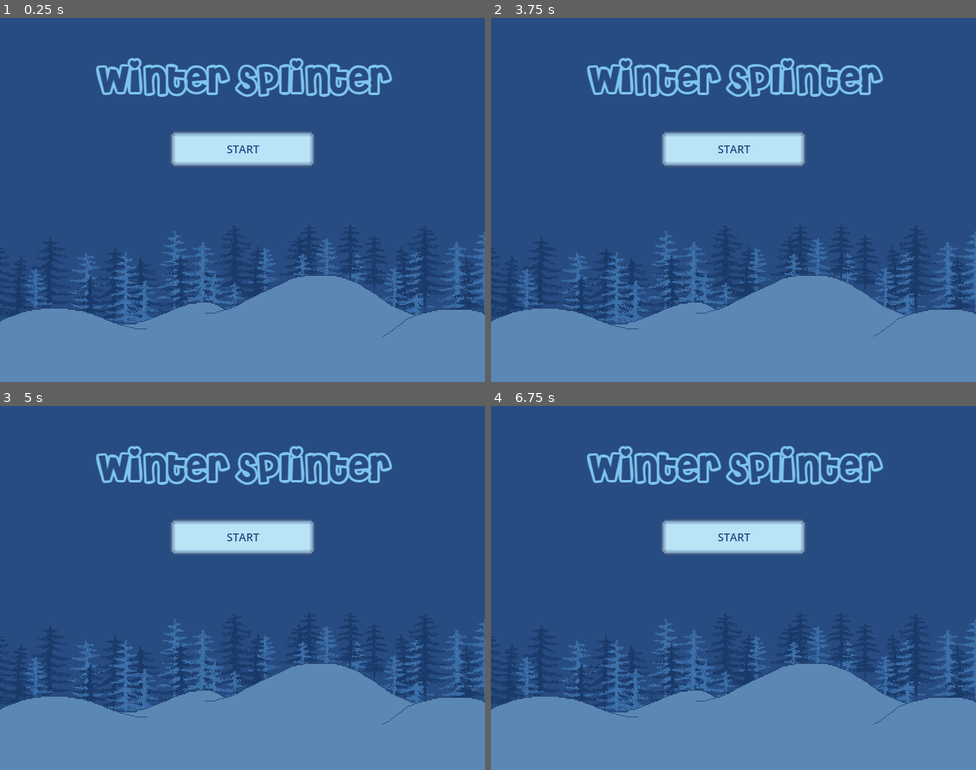
Above: before the commit, frames 1-4 (two rows, left to right).
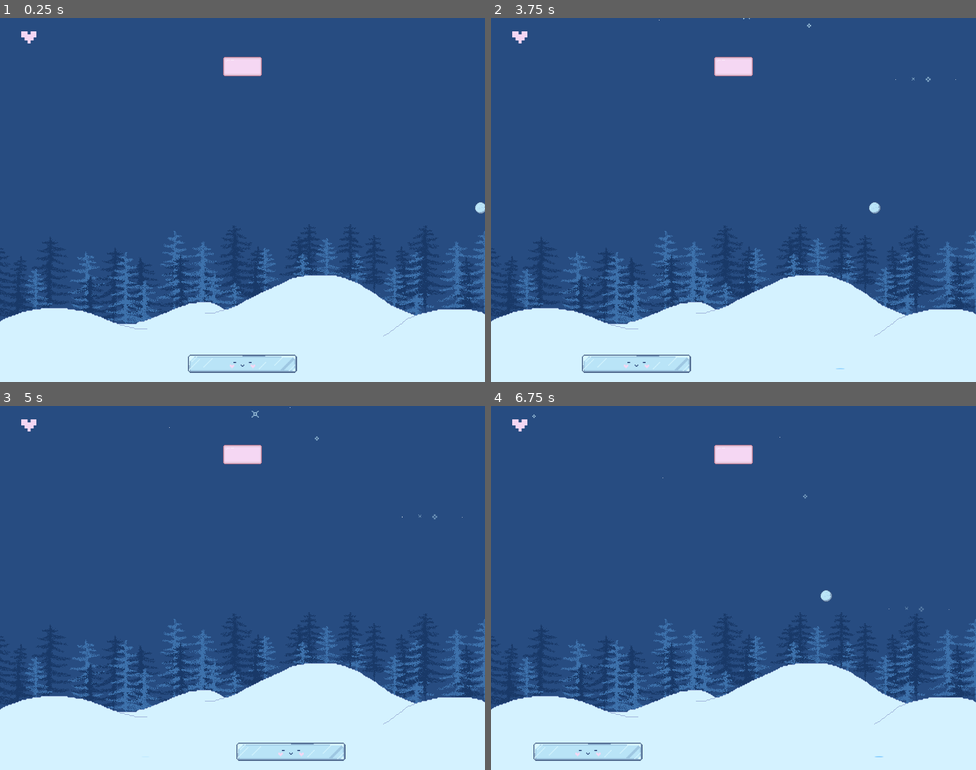
Above: after the commit, the same moments.

Repository: aysieelf/Snow-Break
Game: Godot game, scene res://levels/scenes/test_scene.tscn
The game is run twice, just before and just after one commit, with the same random seed, the same clock (stepped at 60 frames per second) and the same inputs. This scene is started directly instead of the project's main scene.
Inputs (mouse positions are in pixels of both pictures, inside the frame that each line leads up to):
- Up to frame 1 (0.25 s): no input
- Up to frame 2 (3.75 s): click (733, 149) at 0.5 s, where only the run before the commit has a clickable "START"; click (733, 149) at 1.25 s, where only the run before the commit has a clickable "START"; click (733, 149) at 2 s, where only the run before the commit has a clickable "START"; move the mouse to (840, 181) at 2.77 s; move the mouse to (636, 218) at 3.52 s
- Up to frame 3 (5 s): tap Enter at 4.25 s; move the mouse to (291, 507) at 4.27 s
- Up to frame 4 (6.75 s): move the mouse to (709, 660) at 5.02 s; tap Space at 5.75 s; move the mouse to (879, 642) at 5.77 s; tap Enter at 6.5 s; move the mouse to (588, 533) at 6.52 s

The runs differ from the first frame. In frame 1, 27% of the frame differs, in the area x 0-100%, y 3-100%; in frame 2, 27%, in the area x 0-100%, y 0-100%; in frame 3, 27%; in frame 4, 27%.

Commit message:
add: snow particles for snowing effect

Diff:
--- a/winter-splinter/levels/scenes/test_scene.tscn
+++ b/winter-splinter/levels/scenes/test_scene.tscn
@@ -17,6 +17,10 @@
 [ext_resource type="Texture2D" uid="uid://b3rvgnu6m4xnd" path="res://assets/sprites/buttons/button-pressed.png" id="14_54vw6"]
 [ext_resource type="Texture2D" uid="uid://6n6fow53ntdx" path="res://assets/sprites/buttons/button-hover.png" id="15_wqj47"]
 [ext_resource type="Texture2D" uid="uid://bl6pyaeguems5" path="res://assets/sprites/backgrounds/playing-background.png" id="16_bmdty"]
+[ext_resource type="Texture2D" uid="uid://da2oesv0gmpma" path="res://assets/sprites/snowball/snowflake-3.png" id="18_kgh77"]
+[ext_resource type="Texture2D" uid="uid://cm66phqwr0o3e" path="res://assets/sprites/snowball/snowflake-4.png" id="19_mfcgo"]
+[ext_resource type="Texture2D" uid="uid://cl0svofy222qd" path="res://assets/sprites/bricks/normal-brick.png" id="20_v2itj"]
+[ext_resource type="Script" path="res://levels/scenes/normal_brick.gd" id="21_s6t6s"]
 
 [sub_resource type="Gradient" id="Gradient_5dcm1"]
 colors = PackedColorArray(0.827451, 0.952941, 0.988235, 0.337255, 1, 1, 1, 0)
@@ -67,6 +71,32 @@
 spread = 28.374
 gravity = Vector3(0, 98, 0)
 
+[sub_resource type="Gradient" id="Gradient_mudx1"]
+colors = PackedColorArray(1, 1, 1, 1, 1, 1, 1, 0)
+
+[sub_resource type="GradientTexture1D" id="GradientTexture1D_5hrfe"]
+gradient = SubResource("Gradient_mudx1")
+
+[sub_resource type="ParticleProcessMaterial" id="ParticleProcessMaterial_66m37"]
+particle_flag_disable_z = true
+emission_shape = 3
+emission_box_extents = Vector3(400, 1, 1)
+gravity = Vector3(0, 20, 0)
+radial_accel_min = -1.0
+radial_accel_max = -1.0
+damping_min = 5.0
+damping_max = 5.0
+scale_min = 0.25
+scale_max = 1.5
+color_ramp = SubResource("GradientTexture1D_5hrfe")
+
+[sub_resource type="Curve" id="Curve_5w2dg"]
+_data = [Vector2(0.0483516, 0.995162), 0.0, 0.0, 0, 0, Vector2(1, 0.165426), 0.0, 0.0, 0, 0]
+point_count = 2
+
+[sub_resource type="RectangleShape2D" id="RectangleShape2D_3va1l"]
+size = Vector2(64, 32)
+
 [node name="TestScene" type="Node2D"]
 script = ExtResource("1_eghef")
 
@@ -87,6 +117,7 @@
 script = ExtResource("2_06m1c")
 
 [node name="Trail" type="GPUParticles2D" parent="Paddle"]
+position = Vector2(0, 10)
 amount = 50
 process_material = SubResource("ParticleProcessMaterial_5uhxo")
 texture = SubResource("GradientTexture2D_sndxa")
@@ -152,6 +183,7 @@
 texture = ExtResource("7_e2v3t")
 
 [node name="StartMenu" type="Node2D" parent="."]
+visible = false
 
 [node name="Background" type="TextureRect" parent="StartMenu"]
 offset_right = 40.0
@@ -185,3 +217,65 @@
 horizontal_alignment = 1
 vertical_alignment = 1
 uppercase = true
+
+[node name="Snow" type="Node2D" parent="."]
+position = Vector2(400, -5)
+
+[node name="snowflakes1" type="GPUParticles2D" parent="Snow"]
+amount = 5
+process_material = SubResource("ParticleProcessMaterial_66m37")
+texture = ExtResource("7_htg4i")
+lifetime = 10.0
+randomness = 0.9
+collision_base_size = 0.0
+
+[node name="snowflakes2" type="GPUParticles2D" parent="Snow"]
+amount = 4
+process_material = SubResource("ParticleProcessMaterial_66m37")
+texture = ExtResource("8_1al12")
+lifetime = 13.0
+randomness = 0.6
+collision_base_size = 0.0
+
+[node name="snowflakes3" type="GPUParticles2D" parent="Snow"]
+amount = 6
+process_material = SubResource("ParticleProcessMaterial_66m37")
+texture = ExtResource("18_kgh77")
+lifetime = 15.0
+randomness = 0.7
+collision_base_size = 0.0
+
+[node name="snowflakes4" type="GPUParticles2D" parent="Snow"]
+amount = 5
+process_material = SubResource("ParticleProcessMaterial_66m37")
+texture = ExtResource("19_mfcgo")
+lifetime = 19.0
+randomness = 0.52
+collision_base_size = 0.0
+
+[node name="Bricks" type="Node2D" parent="."]
+position = Vector2(400, 80)
+
+[node name="Brick" type="Area2D" parent="Bricks"]
+script = ExtResource("21_s6t6s")
+
+[node name="NormalBrick" type="Sprite2D" parent="Bricks/Brick"]
+texture = ExtResource("20_v2itj")
+
+[node name="BreakBrick" type="CPUParticles2D" parent="Bricks/Brick"]
+emitting = false
+amount = 10
+lifetime = 0.35
+one_shot = true
+explosiveness = 1.0
+spread = 180.0
+gravity = Vector2(0, 150)
+initial_velocity_min = 50.0
+initial_velocity_max = 60.0
+scale_amount_min = 2.0
+scale_amount_max = 4.0
+scale_amount_curve = SubResource("Curve_5w2dg")
+color = Color(0.960784, 0.843137, 0.952941, 1)
+
+[node name="CollisionShape2D" type="CollisionShape2D" parent="Bricks/Brick"]
+shape = SubResource("RectangleShape2D_3va1l")
Not shown: 1 places in winter-splinter/levels/scenes/test_scene.tscn that only renumber resources
